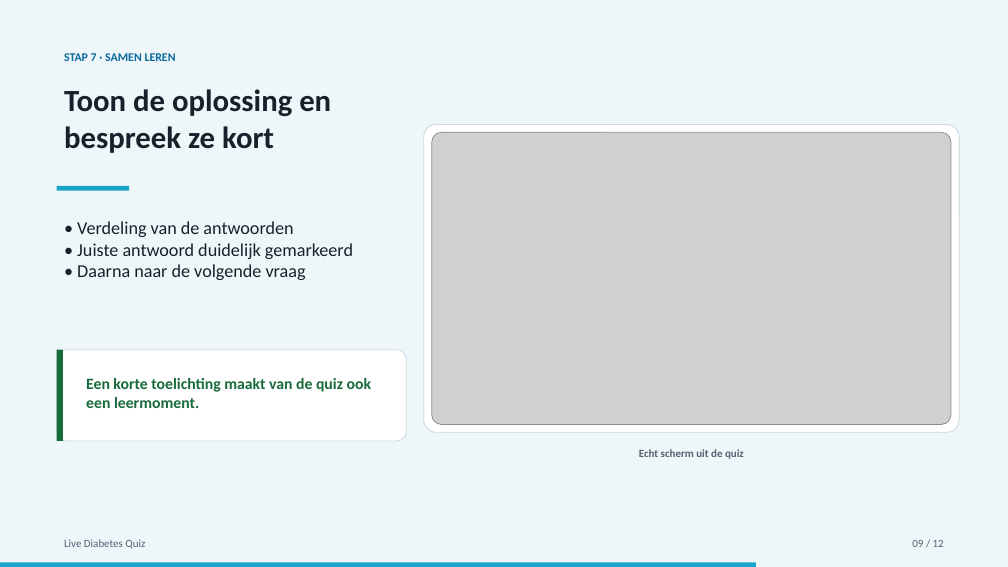
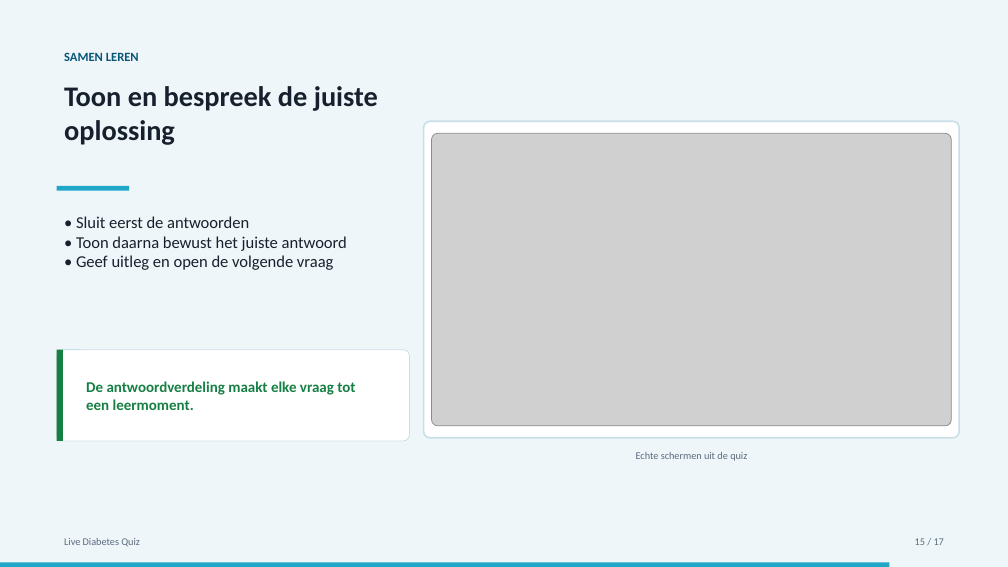
Before and after one commit to Fredje4711/live-diabetes-quiz, a slide deck: slide 15 of video-handleiding/Live-Diabetes-Quiz-storyboard.pptx (slide 9 before the commit). Drawn at 1008x567 pixels with LibreOffice and Linux fonts; fonts in the diff are those of the drawing; grey boxes stand for pictures. Boxes give left, top, right and bottom in pixels: in the first picture for what was removed or moved away, otherwise in the second. Text is boxed around its words. In the diff, an @@ line names an element or a change of style, - is before the commit and + after.

```diff
--- a/video-handleiding/Live-Diabetes-Quiz-storyboard.pptx
+++ b/video-handleiding/Live-Diabetes-Quiz-storyboard.pptx
@@ text at [64, 52, 139, 61]: text changed; size 11.2 to 12 pt; text colour #086B9C to #075678 @@
-STAP 7 · SAMEN LEREN
+SAMEN LEREN
@@ text at [64, 86, 378, 145]: text changed; size 29.2 to 27 pt; text colour #17212B to #17212D @@
-Toon de oplossing en bespreek ze kort
+Toon en bespreek de juiste oplossing
@@ rounded rectangle: place and size @@
-rounded rectangle at [423, 125, 959, 433]
+rounded rectangle at [423, 121, 959, 438]
@@ rounded rectangle at [423, 121, 959, 438]: outline #C9D7DF 0.75 pt to #C9DEE7 1.5 pt; proportions changed @@
@@ text at [76, 216, 347, 270]: text changed; size 17.2 to 15.8 pt; text colour #17212B to #17212D @@
-• Verdeling van de antwoorden
-• Juiste antwoord duidelijk gemarkeerd
-• Daarna naar de volgende vraag
+• Sluit eerst de antwoorden
+• Toon daarna bewust het juiste antwoord
+• Geef uitleg en open de volgende vraag
@@ rectangle at [57, 349, 63, 441]: fill #176B3A to #168044 @@
@@ rounded rectangle: place and size @@
-rounded rectangle at [57, 349, 406, 441]
+rounded rectangle at [57, 349, 410, 441]
@@ rounded rectangle at [57, 349, 410, 441]: outline #C9D7DF 0.75 pt to #C9DEE7 0.75 pt; proportions changed @@
@@ text at [86, 381, 355, 410]: text changed; size 15 to 14.2 pt; text colour #176B3A to #168044 @@
-Een korte toelichting maakt van de quiz ook een leermoment.
+De antwoordverdeling maakt elke vraag tot een leermoment.
@@ text at [636, 452, 747, 461]: text changed; size 10.5 to 9.8 pt; text colour #526273 to #5B6B7F; bold off @@
-Echt scherm uit de quiz
+Echte schermen uit de quiz
@@ text "Live Diabetes Quiz" at [64, 538, 140, 547]: size 10.5 to 9.8 pt, text colour #526273 to #5B6B7F; vertical alignment top to middle @@
@@ vertical alignment top to middle in 4 elements at [64, 52, 139, 61], [636, 452, 747, 461], [86, 381, 355, 410], [915, 538, 944, 545] @@
@@ text at [915, 538, 944, 545]: text changed; size 10.5 to 9.8 pt; text colour #526273 to #5B6B7F @@
-09 / 12
+15 / 17
@@ rectangle: place and size @@
-rectangle at [0, 563, 756, 567]
+rectangle at [0, 563, 889, 567]
@@ rectangle at [0, 563, 889, 567]: fill #19A5CA to #20A7C8 @@
```
Also in this commit, not shown: 4 other slides changed, 12 slides added, 7 slides removed, 3 other files.
